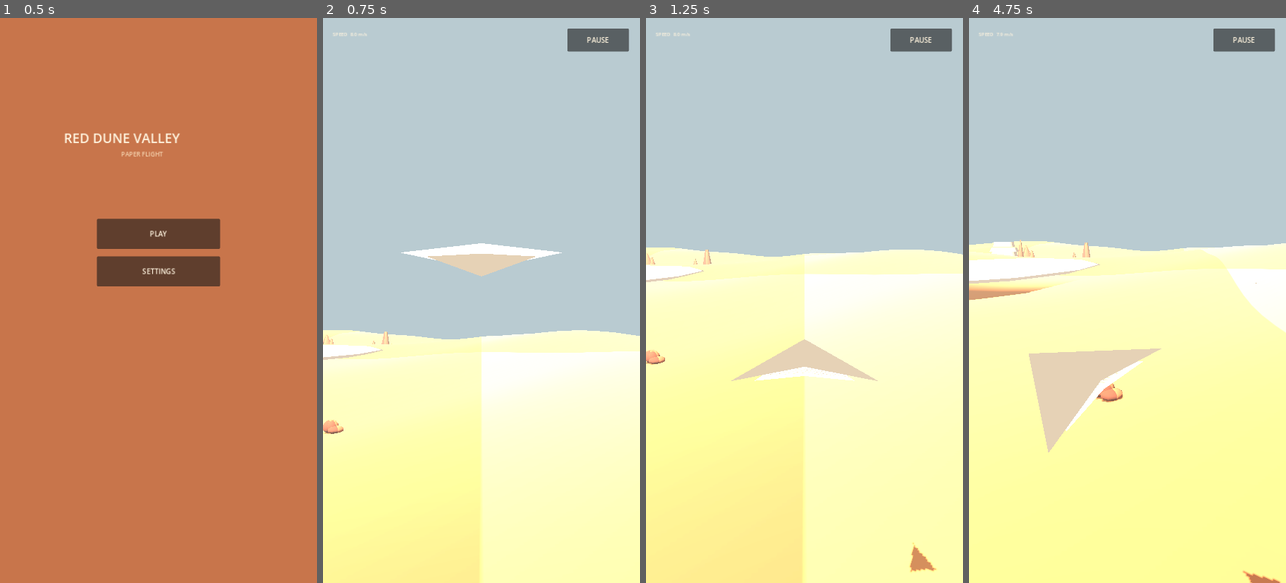
Above: before the commit, frames 1-4 (left to right).
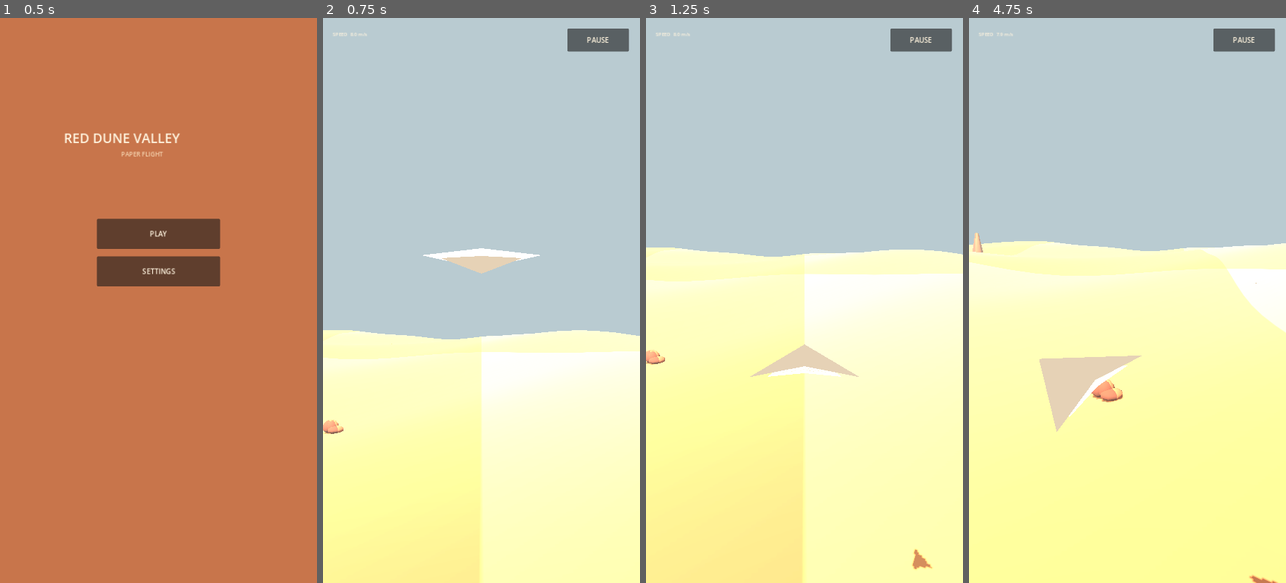
Above: after the commit, the same moments.

Repository: A8adbek/Gold
Game: Godot game, scene res://main.tscn
Same seed, same stepped clock (60 frames per second), same inputs: the game is played once before the commit and once after it. Sound files missing from this copy of the repository are replaced by a short silence.
Inputs (mouse positions are in pixels of both pictures, inside the frame that each line leads up to):
- Up to frame 1 (0.5 s): no input
- Up to frame 2 (0.75 s): click "PLAY" at 0.5 s
- Up to frame 3 (1.25 s): no input
- Up to frame 4 (4.75 s): move the mouse to (1197, 272) at 1.27 s; hold D (roll_right) 1.28-2 s; click (1197, 272) at 1.42 s; drag from (1064, 328) to (1111, 413) at 2.02 s; move the mouse to (1159, 176) at 2.77 s; hold D (roll_right) 2.78-3.5 s; drag from (1111, 413) to (1032, 215) at 3.52 s; move the mouse to (1222, 385) at 4.27 s; hold A (roll_left) from 4.28 s (still down)

Frame 1 is identical in both runs. In frame 2, 1.2% of the frame differs, in the area x 0-76%, y 39-61%; in frame 3, 1.2%; in frame 4, 3.9%, in the area x 0-99%, y 38-100%.

Commit message:
Increase canyon spacing and reduce paper plane size

Diff:
--- a/godot/scripts/world.gd
+++ b/godot/scripts/world.gd
@@ -195,7 +195,7 @@
 func _create_plane() -> void:
 	plane = Node3D.new()
 	plane.position = Vector3(0, 9, 0)
-	plane.scale = Vector3(0.72, 0.72, 0.72)
+	plane.scale = Vector3(0.55, 0.55, 0.55)
 	add_child(plane)
 	var body := MeshInstance3D.new()
 	body.mesh = _paper_plane_mesh()
@@ -271,7 +271,7 @@
 	rng.seed = 90817
 	for i in range(18):
 		var side := -1.0 if i % 2 == 0 else 1.0
-		var x := side * rng.randf_range(90.0, 320.0)
+		var x := side * rng.randf_range(155.0, 350.0)
 		var z := rng.randf_range(-320.0, 320.0)
 		var y := _height(x, z)
 		_create_mesa(Vector3(x, y, z), rng.randf_range(3.0, 8.5), rng.randf_range(5.0, 13.0))
@@ -282,7 +282,7 @@
 	rng.seed = 119203
 	for i in range(34):
 		var side := -1.0 if i % 2 == 0 else 1.0
-		var x := side * rng.randf_range(45.0, 300.0)
+		var x := side * rng.randf_range(120.0, 345.0)
 		var z := rng.randf_range(-320.0, 320.0)
 		var y := _height(x, z) - 0.8
 		var dune := MeshInstance3D.new()
@@ -304,7 +304,7 @@
 	rng.seed = 44127
 	for i in range(16):
 		var side := -1.0 if i % 2 == 0 else 1.0
-		var x := side * rng.randf_range(110.0, 330.0)
+		var x := side * rng.randf_range(185.0, 355.0)
 		var z := rng.randf_range(-330.0, 330.0)
 		var y := _height(x, z)
 		var root := Node3D.new()
@@ -329,7 +329,7 @@
 	rng.seed = 78104
 	for i in range(14):
 		var side := -1.0 if i % 2 == 0 else 1.0
-		var x := side * rng.randf_range(70.0, 300.0)
+		var x := side * rng.randf_range(145.0, 350.0)
 		var z := rng.randf_range(-300.0, 300.0)
 		var y := _height(x, z)
 		var root := Node3D.new()
